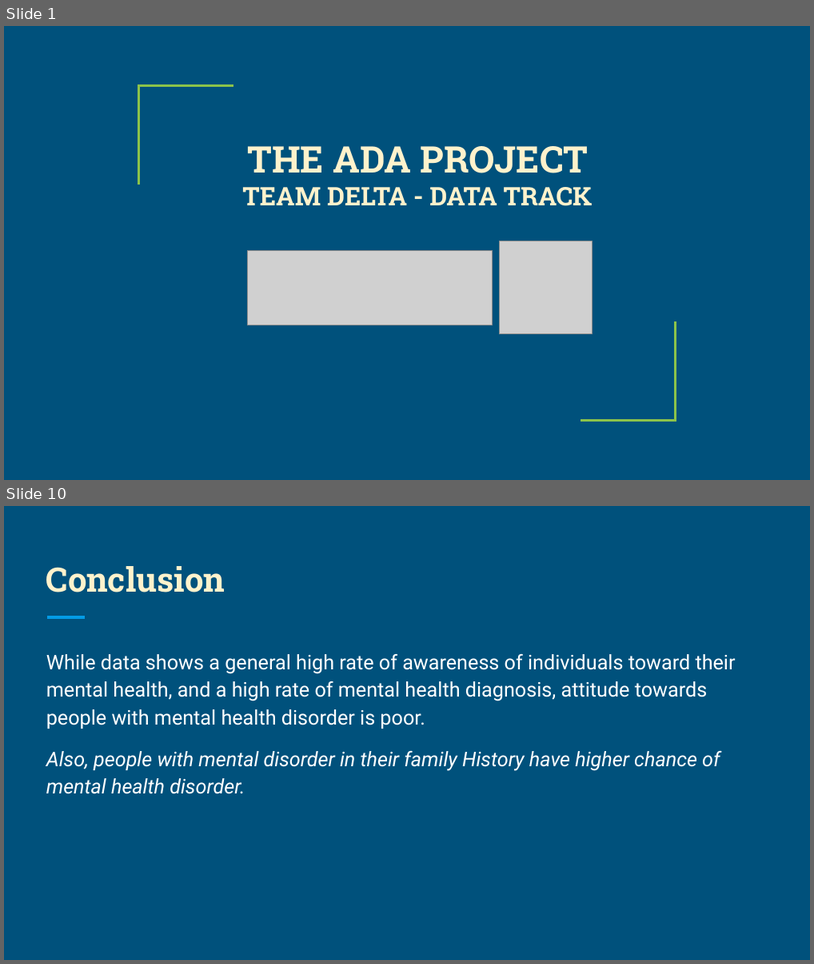
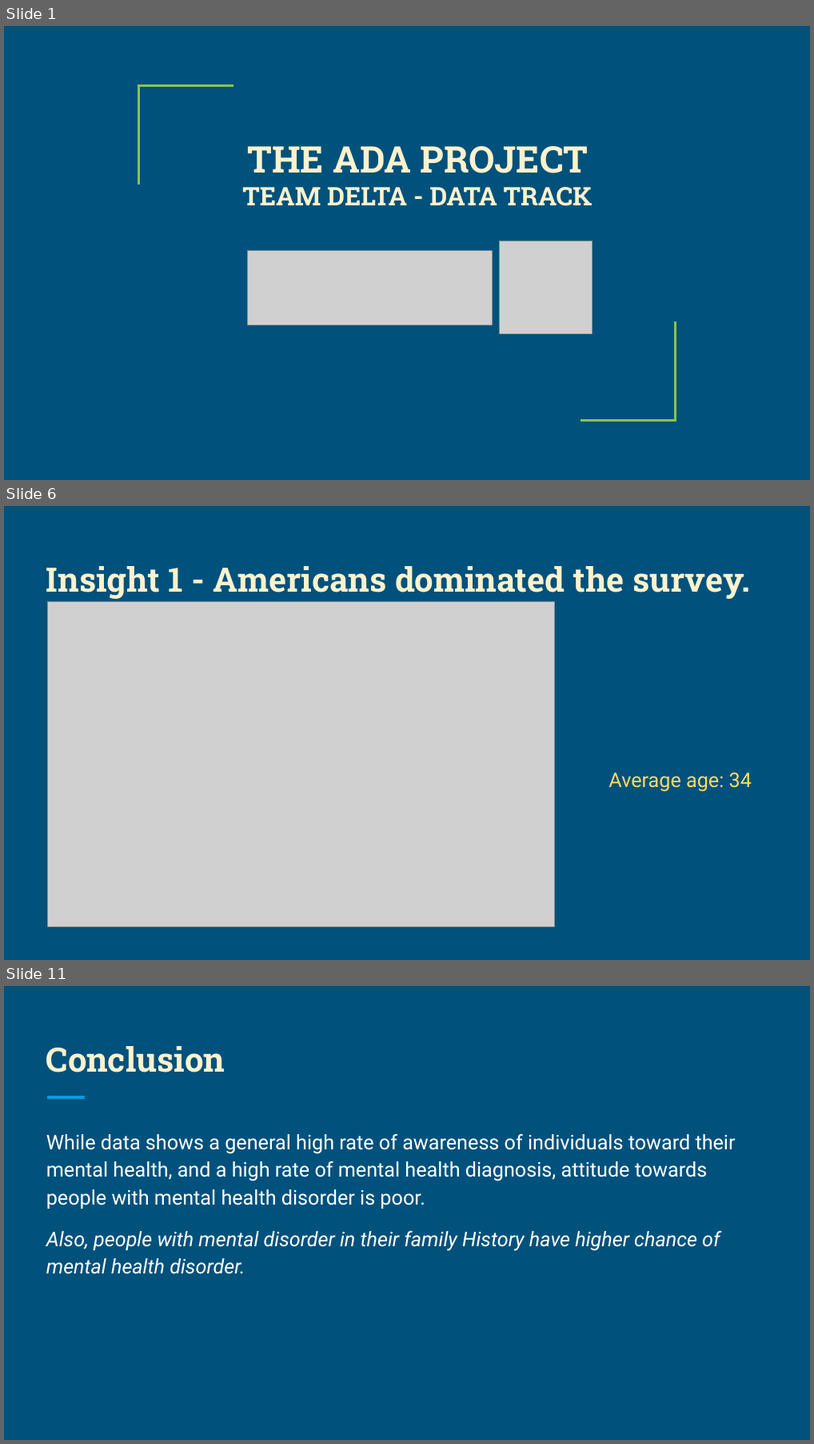
Before and after one commit to Mikingsley02/Delta-Team, a slide deck: THE ADA PROJECT TEAM DELTA - DATA TRACK.pptx. Shown one above the other, each under a label of ours: slides 1 and 10 before the commit, slides 1, 6 and 11 after it; the slides between them are not shown. The pictures are 814x964 and 814x1444 pixels, drawn with LibreOffice and Linux fonts; fonts in the diff are those of the drawing; grey boxes stand for pictures. Boxes give left, top, right and bottom in pixels: in the first picture for what was removed or moved away, otherwise in the second. Text is boxed around its words. In the diff, an @@ line names an element or a change of style, - is before the commit and + after.

```diff
--- a/THE ADA PROJECT TEAM DELTA - DATA TRACK.pptx
+++ b/THE ADA PROJECT TEAM DELTA - DATA TRACK.pptx
@@ slide 6 added at bbox=[4, 506, 810, 960], background #00517C; not listed: 1 template element that a slide beside it also shows @@
@@ title added at bbox=[46, 566, 750, 599], 30 pt, text #FFF2CC, bold @@
+Insight 1 - Americans dominated the survey.
@@ picture added at bbox=[47, 602, 554, 926] @@
@@ text added at bbox=[609, 772, 752, 792], 18 pt, text #FFD966 @@
+Average age: 34
@@ what was slide 10 is now slide 11 @@
```
Also in this commit, not shown: 6 slides changed, 2 other slides added, 2 slides removed.
